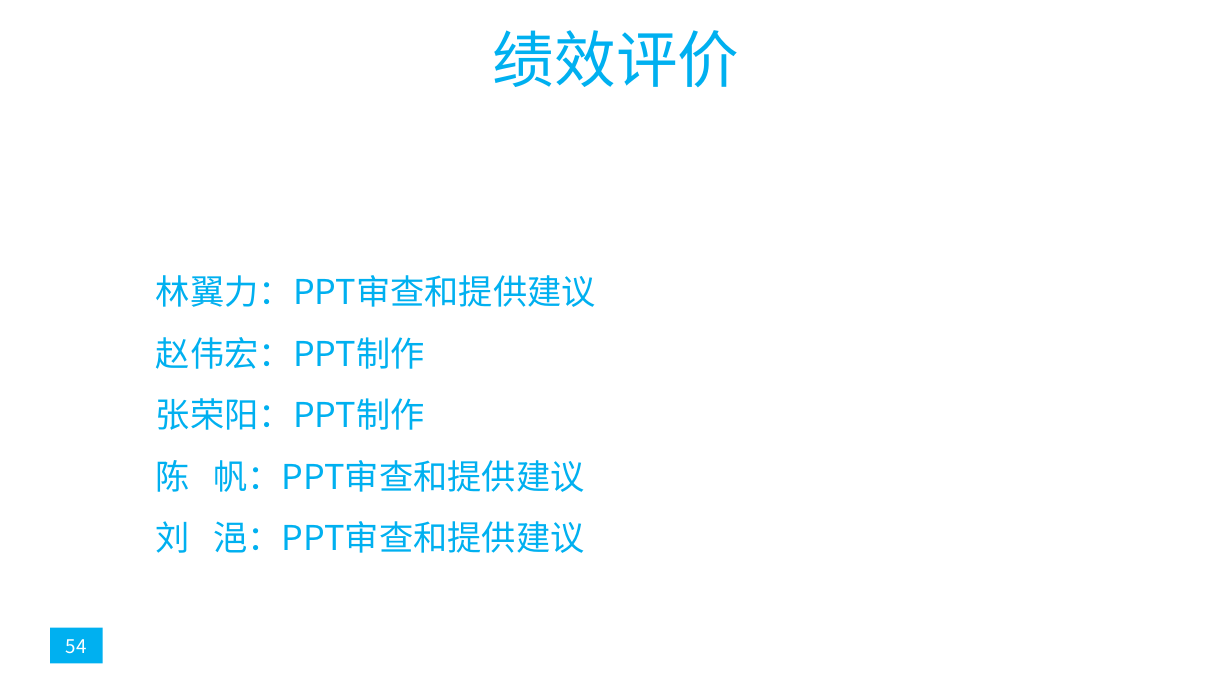
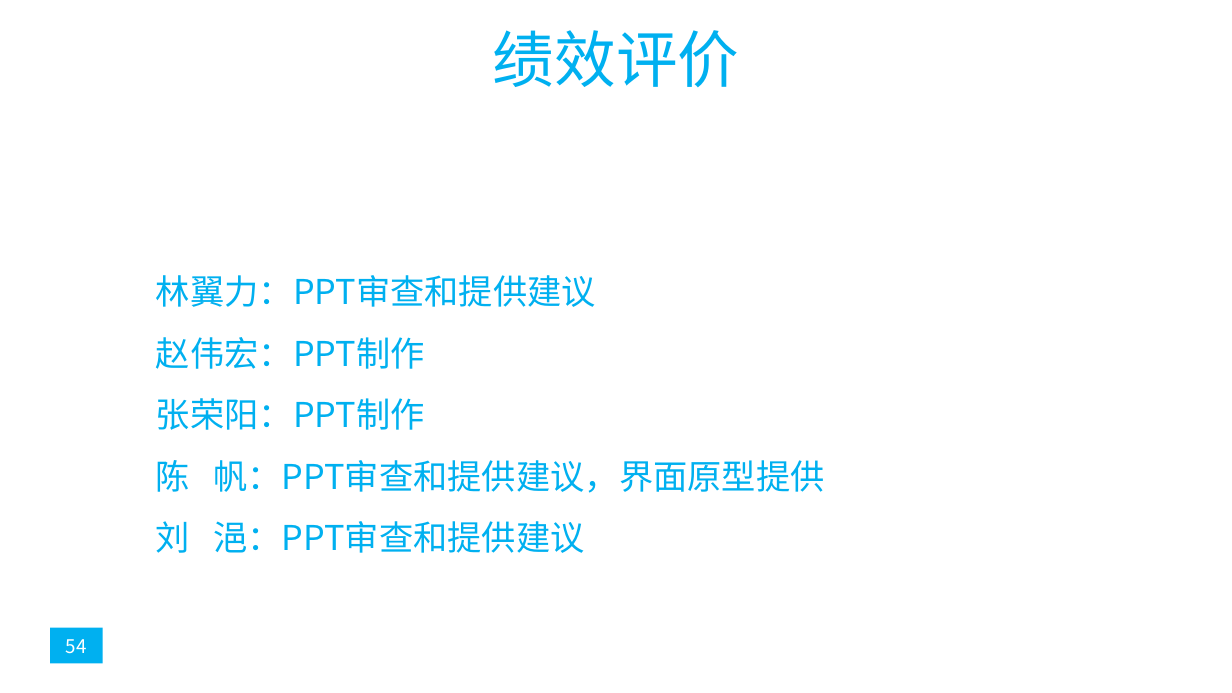
Before and after one commit to popopoi/PRD2018-G07, a slide deck: slide 57 of 非受控文档/翻转课堂PPT/PRD2018-G07-第七周翻转课堂PPT.pptx. Drawn at 1232x693 pixels with LibreOffice and Linux fonts; fonts in the diff are those of the drawing. Boxes give left, top, right and bottom in pixels: in the first picture for what was removed or moved away, otherwise in the second. Text is boxed around its words. In the diff, an @@ line names an element or a change of style, - is before the commit and + after.

```diff
--- a/非受控文档/翻转课堂PPT/PRD2018-G07-第七周翻转课堂PPT.pptx
+++ b/非受控文档/翻转课堂PPT/PRD2018-G07-第七周翻转课堂PPT.pptx
@@ text at [156, 460, 825, 493]: text changed @@
-陈 帆：PPT审查和提供建议
+陈 帆：PPT审查和提供建议，界面原型提供
```
Also in this commit, not shown: 2 other slides changed, 1 slide added, 1 slide removed.
